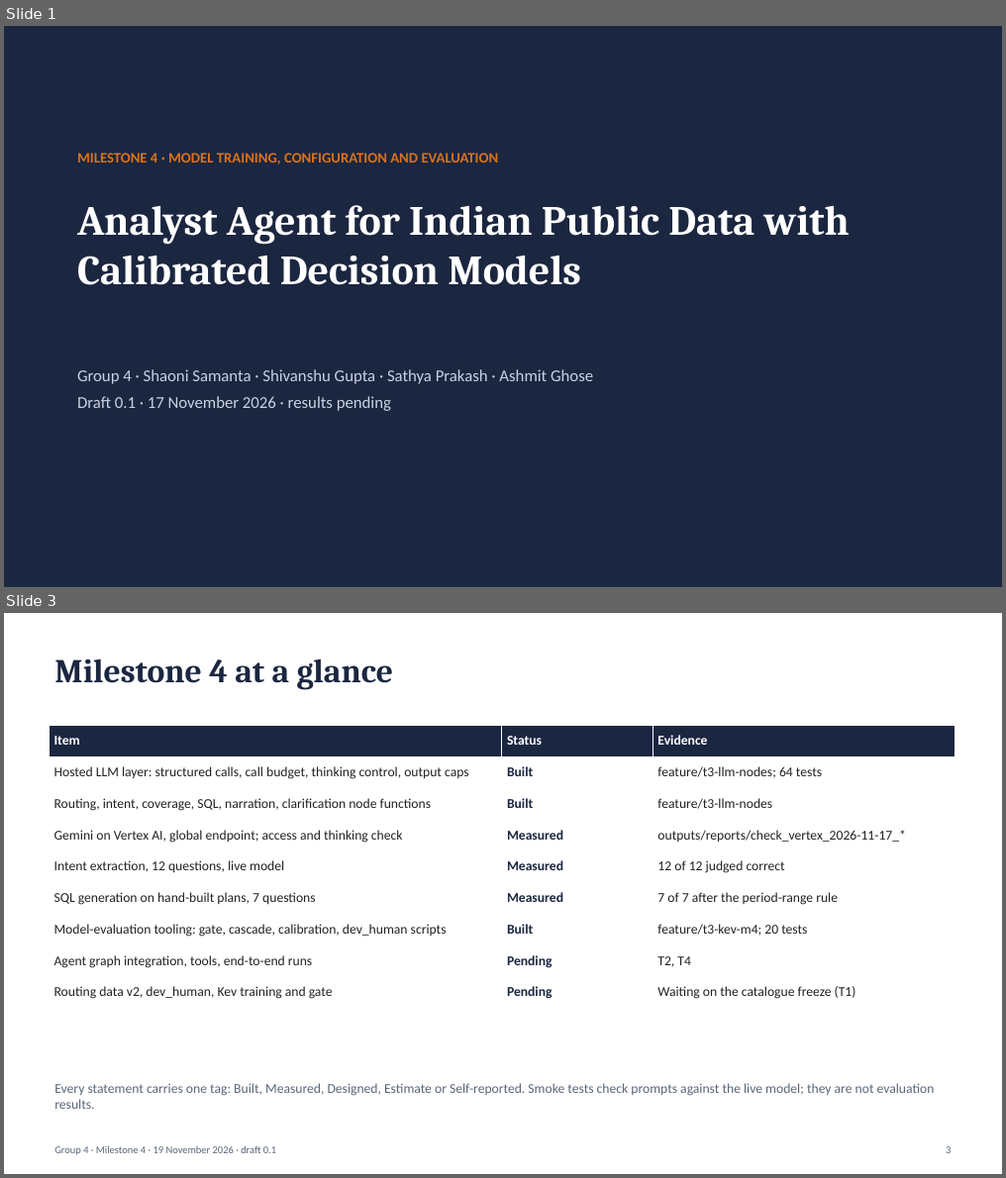
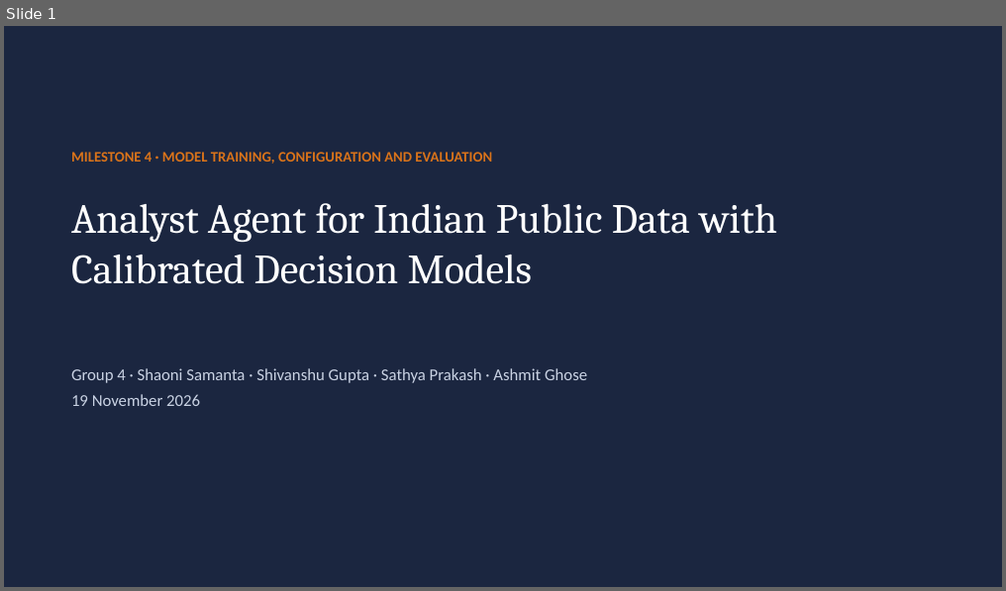
Before and after one commit to sathyaIITM/Group-4-DS-and-AI-Lab-Project, a slide deck: docs/milestones/Milestone4_TA_Presentation.pptx. Shown one above the other, each under a label of ours: slides 1 and 3 before the commit, slide 1 after it; the slides between them are not shown. The pictures are 1006x1178 and 1006x591 pixels, drawn with LibreOffice and Linux fonts; fonts in the diff are those of the drawing. Boxes give left, top, right and bottom in pixels: in the first picture for what was removed or moved away, otherwise in the second. Text is boxed around its words. In the diff, an @@ line names an element or a change of style, - is before the commit and + after.

Commit message:
DOC: Milestone 4 slides (18, both parts, version glosses); report: E2 closed, Laya plan, calibration wording corrected

```diff
--- a/docs/milestones/Milestone4_TA_Presentation.pptx
+++ b/docs/milestones/Milestone4_TA_Presentation.pptx
@@ slide 3 removed at bbox=[4, 613, 1002, 1174], background #FFFFFF @@
@@ text removed at bbox=[54, 659, 393, 690] @@
-Milestone 4 at a glance
@@ table removed at bbox=[49, 725, 954, 1008], 9 rows, 3 columns @@
-Item | Status | Evidence
-Hosted LLM layer: structured calls, call budget, thinking control, output caps | Built | feature/t3-llm-nodes; 64 tests
-Routing, intent, coverage, SQL, narration, clarification node functions | Built | feature/t3-llm-nodes
-Gemini on Vertex AI, global endpoint; access and thinking check | Measured | outputs/reports/check_vertex_2026-11-17_*
-Intent extraction, 12 questions, live model | Measured | 12 of 12 judged correct
-SQL generation on hand-built plans, 7 questions | Measured | 7 of 7 after the period-range rule
-Model-evaluation tooling: gate, cascade, calibration, dev_human scripts | Built | feature/t3-kev-m4; 20 tests
-Agent graph integration, tools, end-to-end runs | Pending | T2, T4
-Routing data v2, dev_human, Kev training and gate | Pending | Waiting on the catalogue freeze (T1)
@@ text removed at bbox=[54, 1083, 935, 1109] @@
-Every statement carries one tag: Built, Measured, Designed, Estimate or Self-reported. Smoke tests check prompts against the live model; they are not evaluation results.
@@ text removed at bbox=[54, 1146, 276, 1156] @@
-Group 4 · Milestone 4 · 19 November 2026 · draft 0.1
@@ text removed at bbox=[945, 1147, 950, 1154] @@
-3
@@ slide 1 changed as well @@
@@ text "MILESTONE 4 · MODEL TRAINING, ..." at bbox=[71, 152, 492, 164]: more space between paragraphs @@
@@ text "Analyst Agent for Indian Public ..." at bbox=[71, 203, 777, 284]: bold off; more space between paragraphs @@
@@ text at bbox=[71, 369, 587, 383]: more space between paragraphs @@
@@ text at bbox=[71, 394, 200, 406]: text changed @@
-Draft 0.1 · 17 November 2026 · results pending
+19 November 2026
```
Also in this commit, not shown: 4 other slides changed, 13 slides added, 7 other slides removed, 1 other file.
